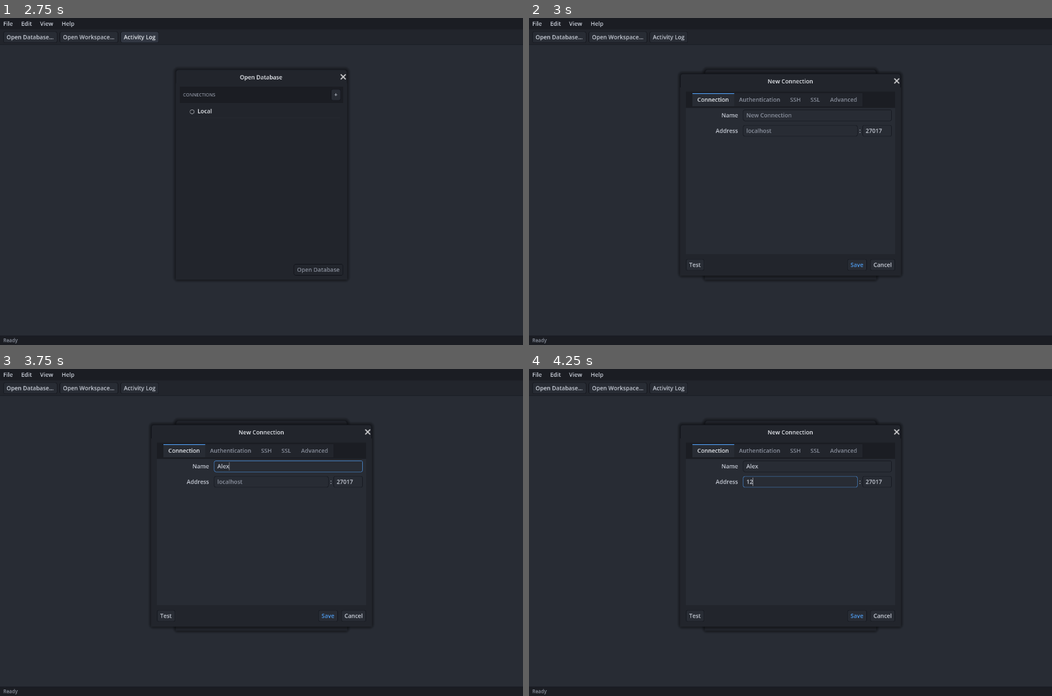
Above: before the commit, frames 1-4 (two rows, left to right).
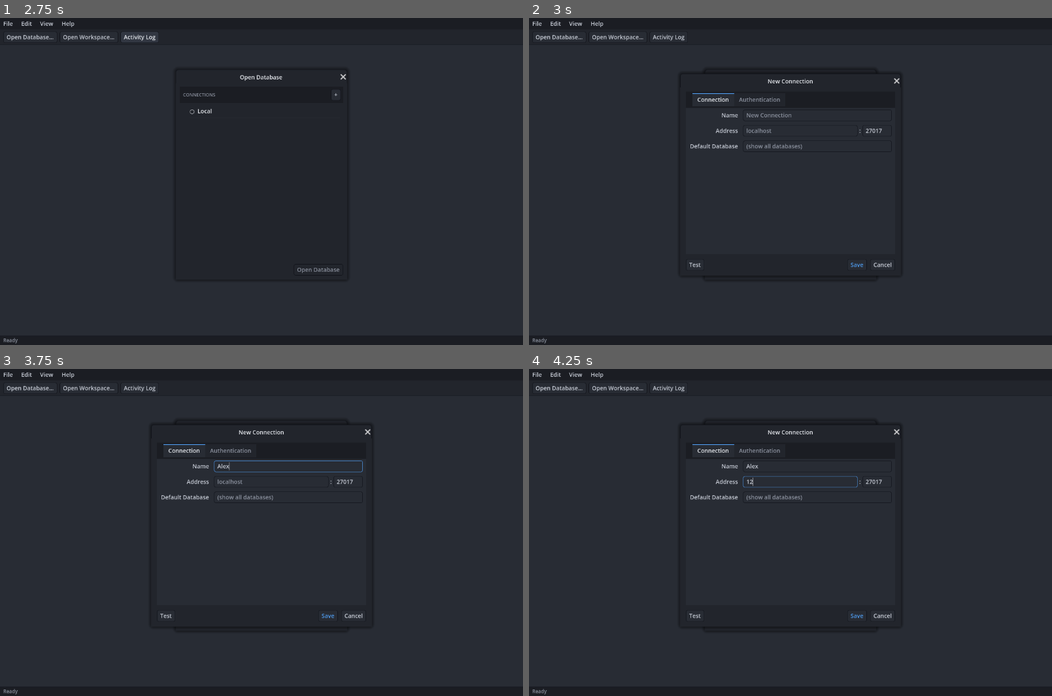
Above: after the commit, the same moments.

Repository: pierre-lehnen-rc/debris
Game: Godot game, scene res://source/ui/main.tscn
Two runs of this game, one before a commit and one after it. Both use one fixed random seed, a clock stepped at 60 frames per second and the inputs below.
Inputs (mouse positions are in pixels of both pictures, inside the frame that each line leads up to):
- Up to frame 1 (2.75 s): click "Open Database…" at 0.5 s; click "Open Workspace…" at 1.25 s; click "Activity Log" at 2 s
- Up to frame 2 (3 s): click "+" at 2.75 s
- Up to frame 3 (3.75 s): click (287, 467) at 3.52 s; type "Alex" at 3.6 s
- Up to frame 4 (4.25 s): click (800, 480) at 3.75 s; type "12" at 3.83 s

Frame 1 is identical in both runs. In frame 2, 0.2% of the frame differs, in the area x 30-63%, y 24-41%; in frame 3, 0.2%; in frame 4, 0.2%.

Commit message:
Trim unwired connection dialog tabs
Remove the SSH, SSL and Advanced tabs that were carried over from Robo3T
but never wired to anything (their fields never reached the config, the
test spec, or the backend). Drop the equally unused Timeout field, and move
the still-used Default Database field onto the Connection tab. Authentication
stays — the backend consumes it when opening a connection.

Co-Authored-By: Claude Opus 4.7 <noreply@anthropic.com>

Diff:
--- a/client/source/ui/dialogs/connection_dialog.gd
+++ b/client/source/ui/dialogs/connection_dialog.gd
@@ -1,9 +1,9 @@
 class_name ConnectionDialog
 extends Window
 
-## Add/Edit connection dialog, modeled on Robo3T's tabbed connection settings:
-## Connection / Authentication / SSH / SSL / Advanced. It only gathers a config
-## Dictionary and emits `saved`; actually connecting to Mongo comes later.
+## Add/Edit connection dialog with tabbed settings: Connection / Authentication.
+## It gathers a config Dictionary and emits `saved`/`updated`; the backend
+## consumes the Authentication fields when it opens the connection.
 
 signal saved(config: Dictionary)
 signal updated(index: int, config: Dictionary)
@@ -18,21 +18,13 @@
 @onready var _user_edit: LineEdit = %UserEdit
 @onready var _pass_edit: LineEdit = %PassEdit
 @onready var _mech_option: OptionButton = %MechOption
-@onready var _ssh_check: CheckBox = %SshCheck
-@onready var _ssh_host_edit: LineEdit = %SshHostEdit
-@onready var _ssh_user_edit: LineEdit = %SshUserEdit
-@onready var _ssl_check: CheckBox = %SslCheck
-@onready var _ssl_ca_edit: LineEdit = %SslCaEdit
 @onready var _default_db_edit: LineEdit = %DefaultDbEdit
-@onready var _timeout_edit: LineEdit = %TimeoutEdit
 @onready var _status: Label = %Status
 @onready var _test_btn: Button = %TestBtn
 @onready var _save_btn: Button = %SaveBtn
 @onready var _cancel_btn: Button = %CancelBtn
 
 var _auth_controls: Array[Control] = []
-var _ssh_controls: Array[Control] = []
-var _ssl_controls: Array[Control] = []
 var _edit_index := -1  # >= 0 when editing an existing connection
 
 
@@ -41,27 +33,15 @@
 		_mech_option.add_item(mech)
 
 	_auth_controls = [_auth_db_edit, _user_edit, _pass_edit, _mech_option]
-	_ssh_controls = [_ssh_host_edit, _ssh_user_edit]
-	_ssl_controls = [_ssl_ca_edit]
 
 	_apply_style()
 
 	_set_enabled(_auth_controls, false)
-	_set_enabled(_ssh_controls, false)
-	_set_enabled(_ssl_controls, false)
 
 
 # Section toggles (wired in connection_dialog.tscn) ---------------------------
 func _on_auth_toggled(on: bool) -> void:
 	_set_enabled(_auth_controls, on)
-
-
-func _on_ssh_toggled(on: bool) -> void:
-	_set_enabled(_ssh_controls, on)
-
-
-func _on_ssl_toggled(on: bool) -> void:
-	_set_enabled(_ssl_controls, on)
 
 
 func _apply_style() -> void:
@@ -112,16 +92,9 @@
 	_user_edit.text = ""
 	_pass_edit.text = ""
 	_mech_option.selected = 0
-	_ssh_check.button_pressed = false
-	_ssh_host_edit.text = ""
-	_ssh_user_edit.text = ""
-	_ssl_check.button_pressed = false
-	_ssl_ca_edit.text = ""
 	_default_db_edit.text = ""
 	_status.text = ""
 	_set_enabled(_auth_controls, false)
-	_set_enabled(_ssh_controls, false)
-	_set_enabled(_ssl_controls, false)
 
 
 # Actions ---------------------------------------------------------------------
--- a/client/source/ui/dialogs/connection_dialog.tscn
+++ b/client/source/ui/dialogs/connection_dialog.tscn
@@ -92,6 +92,18 @@
 layout_mode = 2
 text = "27017"
 
+[node name="LabelDefaultDb" type="Label" parent="Margin/Col/Tabs/Connection/Grid3" unique_id=977108171]
+custom_minimum_size = Vector2(120, 0)
+layout_mode = 2
+text = "Default Database"
+horizontal_alignment = 2
+
+[node name="DefaultDbEdit" type="LineEdit" parent="Margin/Col/Tabs/Connection/Grid3" unique_id=573249676]
+unique_name_in_owner = true
+layout_mode = 2
+size_flags_horizontal = 3
+placeholder_text = "(show all databases)"
+
 [node name="Authentication" type="VBoxContainer" parent="Margin/Col/Tabs" unique_id=1399468581]
 visible = false
 layout_mode = 2
@@ -155,111 +167,6 @@
 layout_mode = 2
 size_flags_horizontal = 3
 
-[node name="SSH" type="VBoxContainer" parent="Margin/Col/Tabs" unique_id=637965040]
-visible = false
-layout_mode = 2
-theme_override_constants/separation = 10
-metadata/_tab_index = 2
-
-[node name="SshCheck" type="CheckBox" parent="Margin/Col/Tabs/SSH" unique_id=339015637]
-unique_name_in_owner = true
-layout_mode = 2
-text = "Use SSH tunnel"
-
-[node name="Grid10" type="GridContainer" parent="Margin/Col/Tabs/SSH" unique_id=75311088]
-layout_mode = 2
-theme_override_constants/h_separation = 12
-theme_override_constants/v_separation = 10
-columns = 2
-
-[node name="Label11" type="Label" parent="Margin/Col/Tabs/SSH/Grid10" unique_id=1332305149]
-custom_minimum_size = Vector2(120, 0)
-layout_mode = 2
-text = "SSH Address"
-horizontal_alignment = 2
-
-[node name="SshHostEdit" type="LineEdit" parent="Margin/Col/Tabs/SSH/Grid10" unique_id=749346244]
-unique_name_in_owner = true
-layout_mode = 2
-size_flags_horizontal = 3
-placeholder_text = "ssh.example.com:22"
-
-[node name="Label12" type="Label" parent="Margin/Col/Tabs/SSH/Grid10" unique_id=1834304036]
-custom_minimum_size = Vector2(120, 0)
-layout_mode = 2
-text = "SSH User"
-horizontal_alignment = 2
-
-[node name="SshUserEdit" type="LineEdit" parent="Margin/Col/Tabs/SSH/Grid10" unique_id=2716218]
-unique_name_in_owner = true
-layout_mode = 2
-size_flags_horizontal = 3
-
-[node name="SSL" type="VBoxContainer" parent="Margin/Col/Tabs" unique_id=1470098782]
-visible = false
-layout_mode = 2
-theme_override_constants/separation = 10
-metadata/_tab_index = 3
-
-[node name="SslCheck" type="CheckBox" parent="Margin/Col/Tabs/SSL" unique_id=1365964778]
-unique_name_in_owner = true
-layout_mode = 2
-text = "Use SSL/TLS protocol"
-
-[node name="Grid13" type="GridContainer" parent="Margin/Col/Tabs/SSL" unique_id=1665638677]
-layout_mode = 2
-theme_override_constants/h_separation = 12
-theme_override_constants/v_separation = 10
-columns = 2
-
-[node name="Label14" type="Label" parent="Margin/Col/Tabs/SSL/Grid13" unique_id=1092936856]
-custom_minimum_size = Vector2(120, 0)
-layout_mode = 2
-text = "CA File"
-horizontal_alignment = 2
-
-[node name="SslCaEdit" type="LineEdit" parent="Margin/Col/Tabs/SSL/Grid13" unique_id=558340290]
-unique_name_in_owner = true
-layout_mode = 2
-size_flags_horizontal = 3
-placeholder_text = "Path to CA certificate"
-
-[node name="Advanced" type="VBoxContainer" parent="Margin/Col/Tabs" unique_id=609212644]
-visible = false
-layout_mode = 2
-theme_override_constants/separation = 10
-metadata/_tab_index = 4
-
-[node name="Grid15" type="GridContainer" parent="Margin/Col/Tabs/Advanced" unique_id=1220720478]
-layout_mode = 2
-theme_override_constants/h_separation = 12
-theme_override_constants/v_separation = 10
-columns = 2
-
-[node name="Label16" type="Label" parent="Margin/Col/Tabs/Advanced/Grid15" unique_id=977108171]
-custom_minimum_size = Vector2(120, 0)
-layout_mode = 2
-text = "Default Database"
-horizontal_alignment = 2
-
-[node name="DefaultDbEdit" type="LineEdit" parent="Margin/Col/Tabs/Advanced/Grid15" unique_id=573249676]
-unique_name_in_owner = true
-layout_mode = 2
-size_flags_horizontal = 3
-placeholder_text = "(show all databases)"
-
-[node name="Label17" type="Label" parent="Margin/Col/Tabs/Advanced/Grid15" unique_id=1252562996]
-custom_minimum_size = Vector2(120, 0)
-layout_mode = 2
-text = "Timeout (s)"
-horizontal_alignment = 2
-
-[node name="TimeoutEdit" type="LineEdit" parent="Margin/Col/Tabs/Advanced/Grid15" unique_id=1744562923]
-unique_name_in_owner = true
-layout_mode = 2
-size_flags_horizontal = 3
-text = "30"
-
 [node name="Buttons" type="HBoxContainer" parent="Margin/Col" unique_id=111653223]
 layout_mode = 2
 theme_override_constants/separation = 8
@@ -286,8 +193,6 @@
 
 [connection signal="close_requested" from="." to="." method="_on_cancel"]
 [connection signal="toggled" from="Margin/Col/Tabs/Authentication/AuthCheck" to="." method="_on_auth_toggled"]
-[connection signal="toggled" from="Margin/Col/Tabs/SSH/SshCheck" to="." method="_on_ssh_toggled"]
-[connection signal="toggled" from="Margin/Col/Tabs/SSL/SslCheck" to="." method="_on_ssl_toggled"]
 [connection signal="pressed" from="Margin/Col/Buttons/TestBtn" to="." method="_on_test"]
 [connection signal="pressed" from="Margin/Col/Buttons/SaveBtn" to="." method="_on_save"]
 [connection signal="pressed" from="Margin/Col/Buttons/CancelBtn" to="." method="_on_cancel"]
